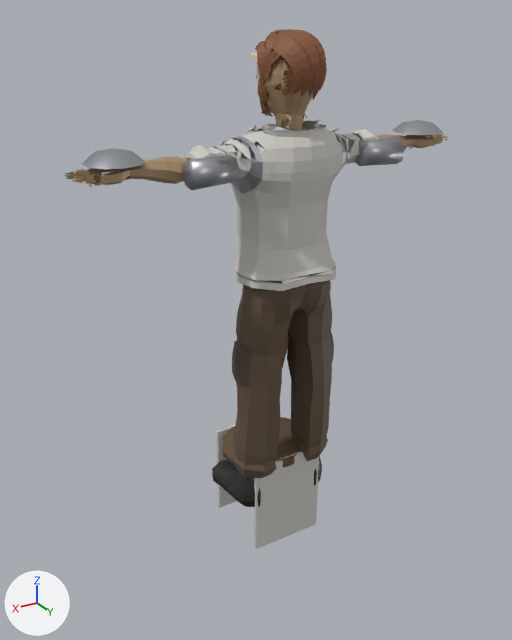
What one commit did to the glTF model assets/models/brokk.glb.
Both versions are drawn from a 50 mm camera at (1.003, 1.48, 1.35) aimed at (0.112, -0.004, 0.607). Lighting does not change. The marker at lower left points along +X, +Y and +Z. The older version comes first. Where no turn or scale is listed for an object, it has been applied to the vertices.

Objects in the first picture: 'Adventurer_Body.001', 'Adventurer_Feet.001', 'Adventurer_Head.001', 'Adventurer_Legs.001', 'Hjalte_Beard', 'Hjalte_Pauldron.L', 'Hjalte_Pauldron.R', 'Hjalte_Tabard', 'Hjalte_Vambrace.L', 'Hjalte_Vambrace.R'.
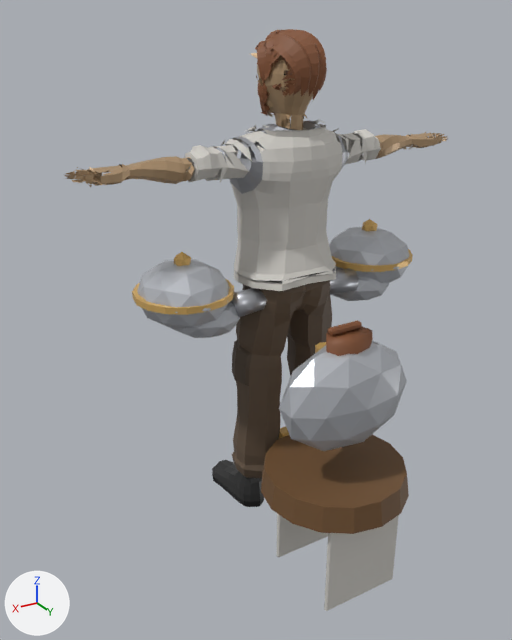
Commit message: Make Brokk look like a heavy tank

Where the change shows, as pixel boxes [x1, y1, x2, y2] in the pictures (512 x 640 px):
'Brokk_Belt', added
    after: [261, 426, 409, 534]
'Hjalte_Tabard', moved
    before: [216, 417, 319, 549]
    after: [277, 513, 399, 611]
'Brokk_Breast', added
    after: [279, 340, 407, 451]
'Brokk_Pauldron_R', added
    after: [132, 252, 240, 338]
'Brokk_Pauldron_L', added
    after: [329, 219, 413, 301]
'Hjalte_Vambrace.R', moved
    before: [182, 155, 240, 190]
    after: [231, 288, 267, 317]
'Hjalte_Vambrace.L', moved
    before: [355, 137, 405, 166]
    after: [330, 268, 359, 295]
'Hjalte_Beard', moved (mostly hidden before)
    before: [281, 334, 289, 368]
    after: [326, 320, 373, 356]
'Hjalte_Pauldron.R', deleted
    before: [82, 148, 146, 169]
'Hjalte_Pauldron.L', deleted
    before: [393, 120, 443, 135]

The change, as a list of edits to the scene's bpy script:
```text
Change ob_hjalte_beard:
    ob_hjalte_beard.location: (0.0, -0.1, 0.419) -> (0.0, 0.25, 0.534)
Change ob_hjalte_vambrace_l:
    ob_hjalte_vambrace_l.location: (-0.248, 0.023, 1.018) -> (-0.134, 0.005, 0.668)
Remove ob_hjalte_pauldron_l:
    ob_hjalte_pauldron_l = bpy.data.objects.new('Hjalte_Pauldron.L', me_hjalte_pauldron_l)
Change ob_hjalte_vambrace_r:
    ob_hjalte_vambrace_r.location: (0.248, 0.023, 1.018) -> (0.134, 0.005, 0.668)
Remove ob_hjalte_pauldron_r:
    ob_hjalte_pauldron_r = bpy.data.objects.new('Hjalte_Pauldron.R', me_hjalte_pauldron_r)
Change ob_hjalte_tabard:
    ob_hjalte_tabard.location: (0.0, -0.131, -0.011) -> (0.0, 0.231, 0.054)
Add ob_brokk_belt:
    ob_brokk_belt = bpy.data.objects.new('Brokk_Belt', me_brokk_belt)  # a 16-sided cut cone along z (radius 0.2 at the low end, 0.19 at the high end) spanning x -0.2..0.2, y -0.262..0.138, z 0.695..0.765, material slot 0; a box spanning x -0.05..0.05, y -0.272..-0.242, z 0.685..0.775, material slot 1; in mat_brokk_leather (brown #6f5030), mat_brokk_bronze (orange #ddb369)
    ob_brokk_belt.location = (0.0, 0.281, -0.519)
Add ob_brokk_breast:
    ob_brokk_breast = bpy.data.objects.new('Brokk_Breast', me_brokk_breast)  # 58 vertices, 108 faces; spans x -0.181..0.181, y -0.229..-0.024, z 0.789..1.089; in mat_brokk_steel (light grey #bcbfc5), mat_brokk_bronze (orange #ddb369)
    ob_brokk_breast.location = (0.0, 0.359, -0.468)
Add ob_brokk_pauldron_r:
    ob_brokk_pauldron_r = bpy.data.objects.new('Brokk_Pauldron_R', me_brokk_pauldron_r)  # an icosphere of 80 faces spanning x -0.293..-0.064, y -0.173..0.087, z 0.968..1.138, material slot 0; an icosphere of 80 faces spanning x -0.324..-0.133, y -0.158..0.072, z 0.933..1.053, material slot 0; an icosphere of 20 faces spanning x -0.201..-0.156, y -0.064..-0.021, z 1.113..1.163, material slot 1; a 16-sided cylinder along z spanning x -0.306..-0.05, y -0.171..0.085, z 1.048..1.065, material slot 1; in mat_brokk_steel (light grey #bcbfc5), mat_brokk_bronze (orange #ddb369)
    ob_brokk_pauldron_r.location = (0.475, -0.01, -0.35)
Add ob_brokk_pauldron_l:
    ob_brokk_pauldron_l = bpy.data.objects.new('Brokk_Pauldron_L', me_brokk_pauldron_l)  # an icosphere of 80 faces spanning x 0.064..0.293, y -0.173..0.087, z 0.968..1.138, material slot 0; an icosphere of 80 faces spanning x 0.133..0.324, y -0.158..0.072, z 0.933..1.053, material slot 0; an icosphere of 20 faces spanning x 0.156..0.201, y -0.064..-0.021, z 1.113..1.163, material slot 1; a 16-sided cylinder along z spanning x 0.05..0.306, y -0.171..0.085, z 1.048..1.065, material slot 1; in mat_brokk_steel (light grey #bcbfc5), mat_brokk_bronze (orange #ddb369)
    ob_brokk_pauldron_l.location = (-0.475, -0.01, -0.35)
```
